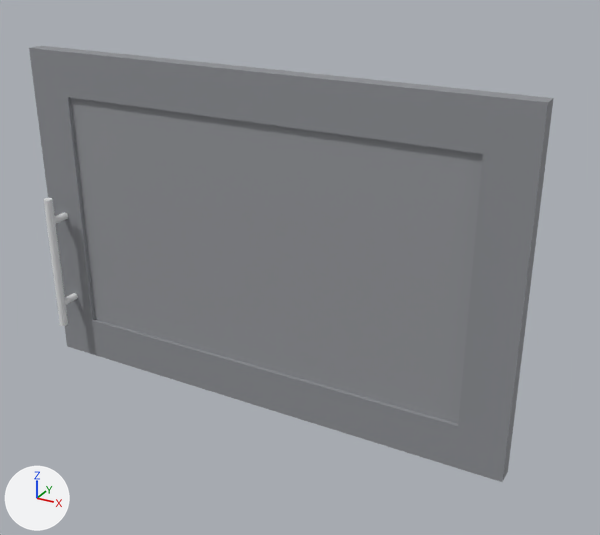
A saved change to the glTF model 2026-161-C209-Te-kjokken/sim/dor_K6.glb.
Rendered twice from a 50 mm camera at (4366.0, -826.0, 2537.0) aimed at (3901.0, 20.0, 2114.0). Every picture has the same lights, and +X, +Y and +Z are marked at lower left. The picture after the commit comes second.

The scene before the commit, as lines of its bpy script (objects in view):
```python
me_mesh_0 = bpy.data.meshes.new('Mesh_0')
me_mesh_0.from_pydata(...)  # 146 vertices, 276 faces; spans x 3497.0..4188.0, y -35.0..23.0, z 1902.0..2358.0
# faces by material slot: [12, 216, 48]
me_mesh_0.materials.append(mat_eik12_ncs)  # grey #95979b
me_mesh_0.materials.append(mat_kjop_stal)  # white #e5e6e7
me_mesh_0.materials.append(mat_eik_heltre_ncs)  # grey #8e9095
ob_mesh_0 = bpy.data.objects.new('Mesh_0', me_mesh_0)
ob_mesh_0.location = (0.0, 0.0, 0.0)
```
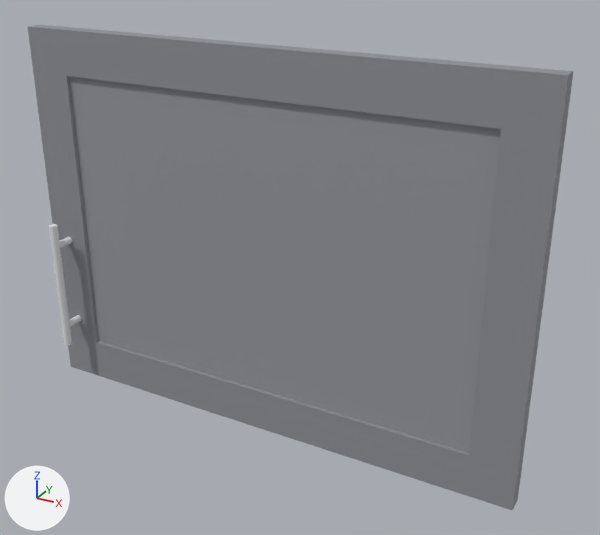
Changed parts and their boxes (x1, y1, x2, y2) in the pictures (600 x 535 px; the box of a moved part takes in the faces that stretch with it):
'Mesh_0', reshaped (11% taller): before (29, 46, 554, 482); after (28, 25, 574, 511)
part 1 of me_mesh_0, moved or reshaped: before (71, 98, 483, 321); after (69, 76, 501, 452)
part 2 of me_mesh_0, moved or reshaped: before (55, 212, 68, 223); after (59, 237, 72, 248)
part 3 of me_mesh_0, moved or reshaped: before (44, 198, 68, 326); after (49, 224, 72, 346)
part 4 of me_mesh_0, moved or reshaped: before (65, 293, 78, 305); after (69, 315, 81, 327)
part 5 of me_mesh_0, moved or reshaped: before (29, 46, 97, 356); after (28, 25, 100, 376)
part 6 of me_mesh_0, moved or reshaped: before (93, 319, 458, 467); after (96, 341, 469, 495)
part 7 of me_mesh_0, moved or reshaped: before (63, 49, 554, 482); after (61, 27, 574, 511)

The change, as a diff of the scene's bpy script:
```diff
--- a/2026-161-C209-Te-kjokken/sim/dor_K6.glb.py
+++ b/2026-161-C209-Te-kjokken/sim/dor_K6.glb.py
@@ me_mesh_0 @@
 # used by ob_mesh_0; location = (0.0, 0.0, 0.0)
-me_mesh_0.from_pydata(...)  # 146 vertices, 276 faces; spans x 3497.0..4188.0, y -35.0..23.0, z 1902.0..2358.0
+me_mesh_0.from_pydata(...)  # 146 vertices, 276 faces; spans x 3494.0..4203.0, y -29.0..28.0, z 1862.0..2385.0
+# me_mesh_0 part 1: the loose piece of 8 vertices spanning x 3557.0..4128.0, y 5.0..17.0, z 1962.0..2298.0 is scaled about its middle by (1.03, 1, 1.2), then moved by (6.0, 5.0, -6.0)
+# me_mesh_0 part 2: the loose piece of 32 vertices spanning x 3522.0..3532.0, y -29.0..0.0, z 2119.0..2129.0 is moved by (-3.0, 6.0, -40.0)
+# me_mesh_0 part 3: the loose piece of 50 vertices spanning x 3521.0..3533.0, y -35.0..-23.0, z 1962.0..2158.0 is scaled about its middle by (1, 1, 0.98), then moved by (-3.0, 6.0, -40.0)
+# me_mesh_0 part 4: the loose piece of 32 vertices spanning x 3522.0..3532.0, y -29.0..0.0, z 1991.0..2001.0 is moved by (-3.0, 6.0, -40.0)
+# me_mesh_0 part 5: 6 of the vertices in x 3497.0..3557.0, y 0.0..23.0, z 2298.0..2358.0 are moved by (-3.0, 5.0, 27.0)
+# me_mesh_0 part 6: 6 of the vertices in x 4128.0..4188.0, y 0.0..23.0, z 1902.0..1962.0 are moved by (15.0, 5.0, -40.0)
+# me_mesh_0 part 7: 6 of the vertices in x 4128.0..4188.0, y 0.0..23.0, z 2298.0..2358.0 are moved by (15.0, 5.0, 27.0)
+# other edits to the shape of me_mesh_0 do not show in these pictures
 me_mesh_0.materials.append(mat_eik12_ncs)
```
